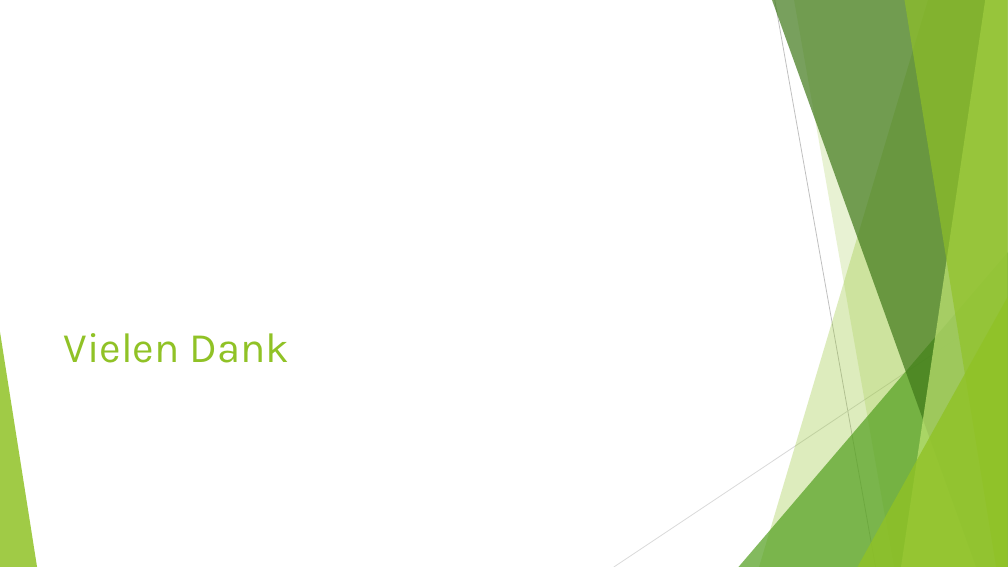
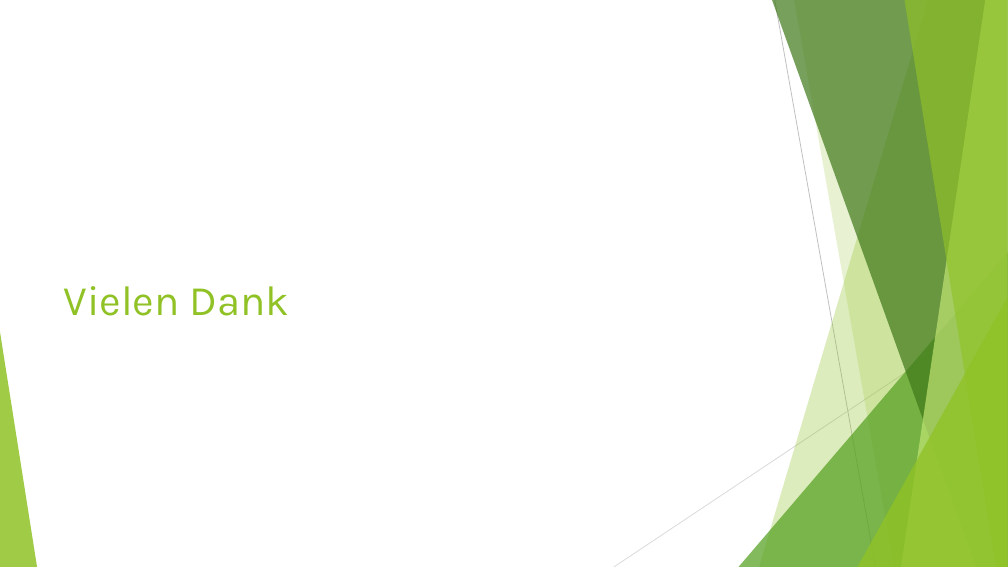
Before and after one commit to BirbsOfPrey/RecipeManager-Project, a slide deck: slide 30 of Präsentation/RecipeManager_Präsentation.pptx (slide 24 before the commit). Drawn at 1008x567 pixels with LibreOffice and Linux fonts; fonts in the diff are those of the drawing. Boxes give left, top, right and bottom in pixels: in the first picture for what was removed or moved away, otherwise in the second. Text is boxed around its words. In the diff, an @@ line names an element or a change of style, - is before the commit and + after.

```diff
--- a/Präsentation/RecipeManager_Präsentation.pptx
+++ b/Präsentation/RecipeManager_Präsentation.pptx
@@ title "Vielen Dank" at <box>64,286,290,316</box>: vertical alignment bottom to middle @@
```
Also in this commit, not shown: 9 other slides changed, 8 slides added, 2 slides removed, 2 other files.
